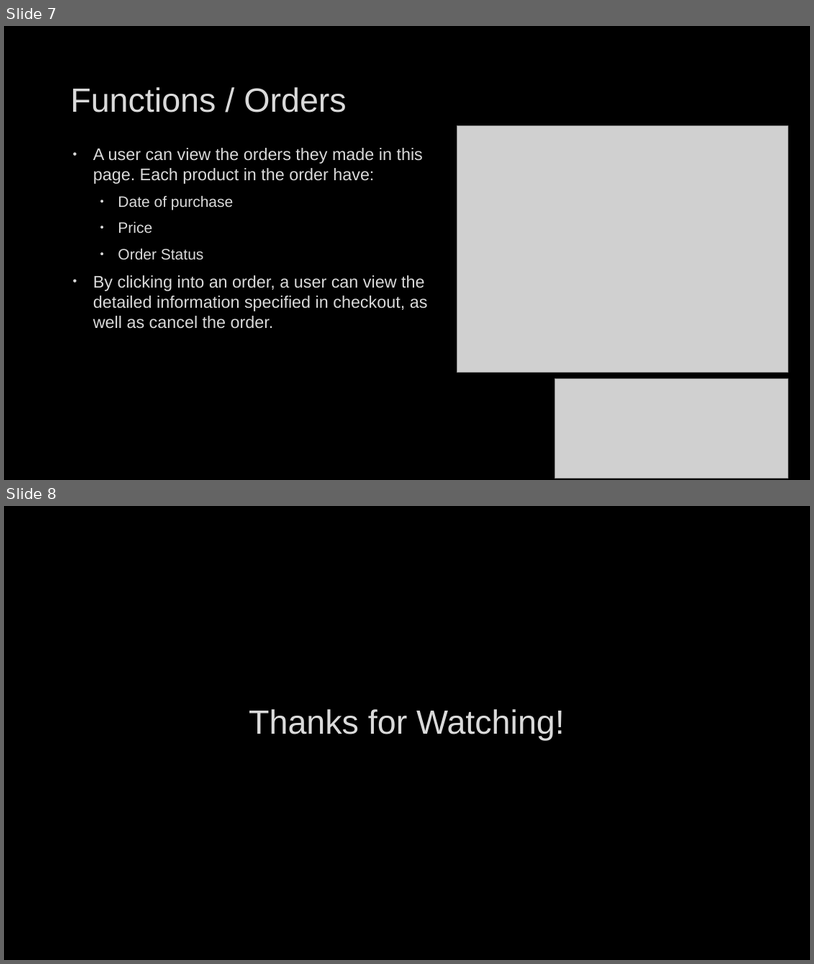
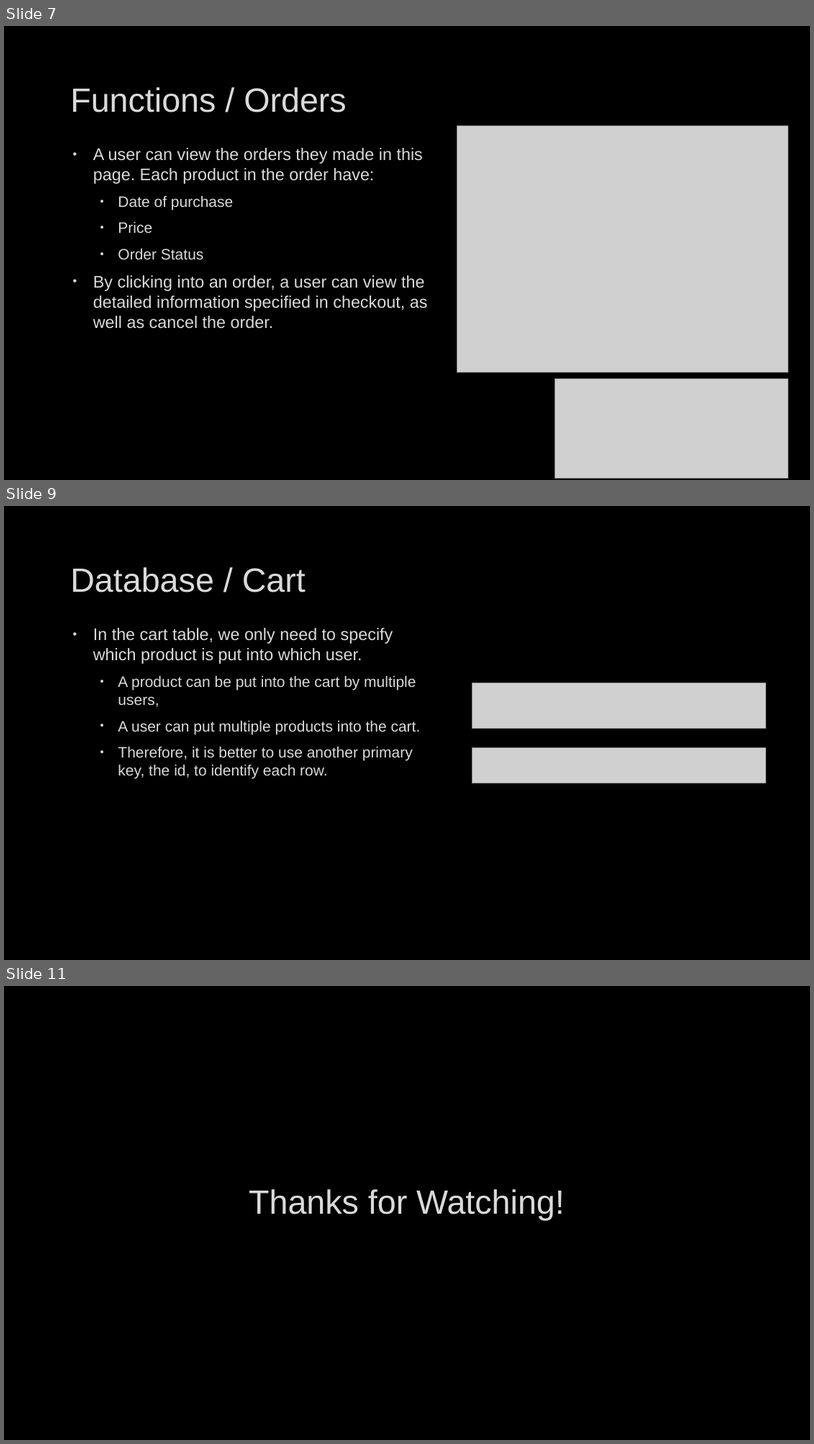
Before and after one commit to YanzhenHuang/CISC3003-Final-Project-Individual, a slide deck: My Project Archive/CISC3003-Project-Assignment.pptx. Shown one above the other, each under a label of ours: slides 7 and 8 before the commit, slides 7, 9 and 11 after it; the slides between them are not shown. The pictures are 814x964 and 814x1444 pixels, drawn with LibreOffice and Linux fonts; fonts in the diff are those of the drawing; grey boxes stand for pictures; background and template pictures are left out. Boxes give left, top, right and bottom in pixels: in the first picture for what was removed or moved away, otherwise in the second. Text is boxed around its words. In the diff, an @@ line names an element or a change of style, - is before the commit and + after.

```diff
--- a/My Project Archive/CISC3003-Project-Assignment.pptx
+++ b/My Project Archive/CISC3003-Project-Assignment.pptx
@@ slide 9 added at <box>4,506,810,960</box>, background picture (left out) @@
@@ title added at <box>70,567,306,592</box>, 40 pt, text #DADADA @@
+Database / Cart
@@ text added at <box>93,628,421,779</box>, 18 pt, text #DADADA @@
+• In the cart table, we only need to specify which product is put into which user.
+  • A product can be put into the cart by multiple users,
+  • A user can put multiple products into the cart.
+  • Therefore, it is better to use another primary key, the id, to identify each row.
@@ picture added at <box>472,683,766,728</box> @@
@@ picture added at <box>472,748,766,782</box> @@
@@ what was slide 8 is now slide 11 @@
```
Also in this commit, not shown: 2 other slides added.
